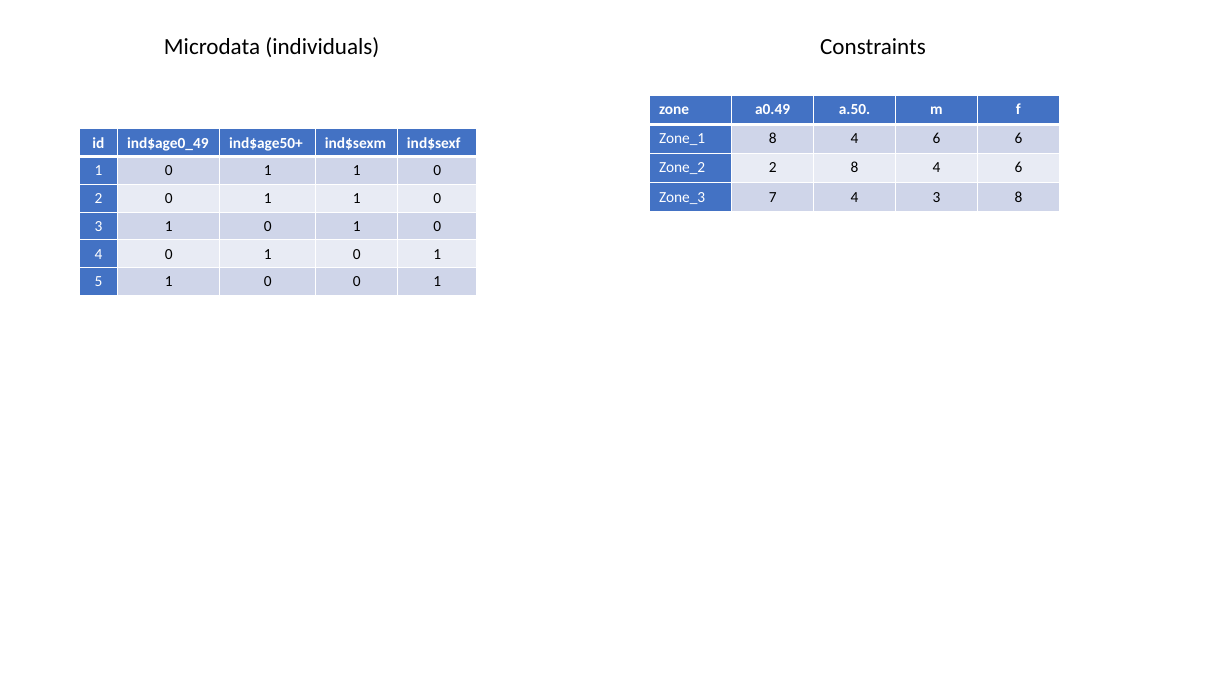
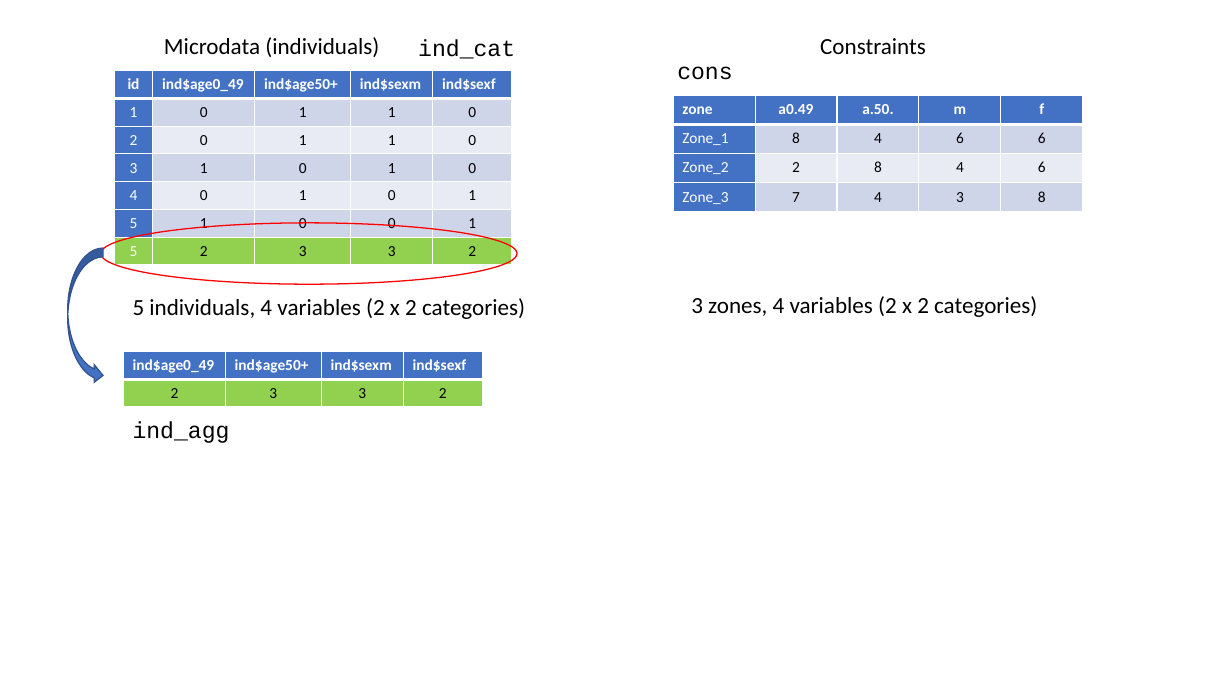
Before and after one commit to twrushby/SpatialMicrosim, a slide deck: slide 2 of SpatialMicrosim.pptx. Drawn at 1232x693 pixels with LibreOffice and Linux fonts; fonts in the diff are those of the drawing. Boxes give left, top, right and bottom in pixels: in the first picture for what was removed or moved away, otherwise in the second. Text is boxed around its words. In the diff, an @@ line names an element or a change of style, - is before the commit and + after.

Commit message:
updated

```diff
--- a/SpatialMicrosim.pptx
+++ b/SpatialMicrosim.pptx
@@ text added at (x1=418, y1=39, x2=515, y2=59), 18 pt, text #000000 @@
+ind_cat
@@ table at (x1=115, y1=70, x2=512, y2=264) @@
+row 7: 5 | 2 | 3 | 3 | 2
@@ table resized from (x1=79, y1=128, x2=477, y2=295) to (x1=115, y1=70, x2=512, y2=264) @@
@@ text added at (x1=677, y1=66, x2=732, y2=80), 18 pt, text #000000 @@
+cons
@@ table moved from (x1=650, y1=95, x2=1061, y2=212) to (x1=674, y1=95, x2=1085, y2=212) @@
@@ ellipse added at (x1=101, y1=223, x2=518, y2=284), outline #FF0000 1 pt @@
@@ curved right arrow added at (x1=67, y1=249, x2=103, y2=384), fill #4472C4, outline #325491 1 pt @@
@@ text added at (x1=133, y1=298, x2=525, y2=319), 18 pt, text #000000 @@
+5 individuals, 4 variables (2 x 2 categories)
@@ text added at (x1=691, y1=296, x2=1037, y2=317), 18 pt, text #000000 @@
+3 zones, 4 variables (2 x 2 categories)
@@ table added at (x1=124, y1=351, x2=482, y2=407), 2 rows, 4 columns @@
+ind$age0_49 | ind$age50+ | ind$sexm | ind$sexf
+2 | 3 | 3 | 2
@@ text added at (x1=133, y1=421, x2=230, y2=443), 18 pt, text #000000 @@
+ind_agg
```
Also in this commit, not shown: 1 other slide changed.
